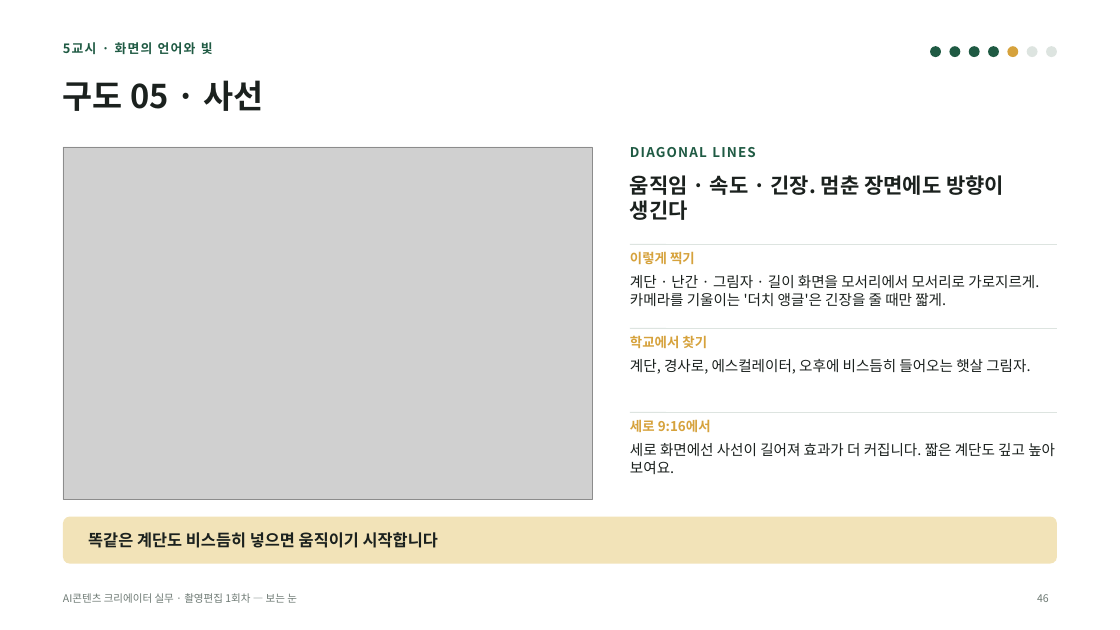
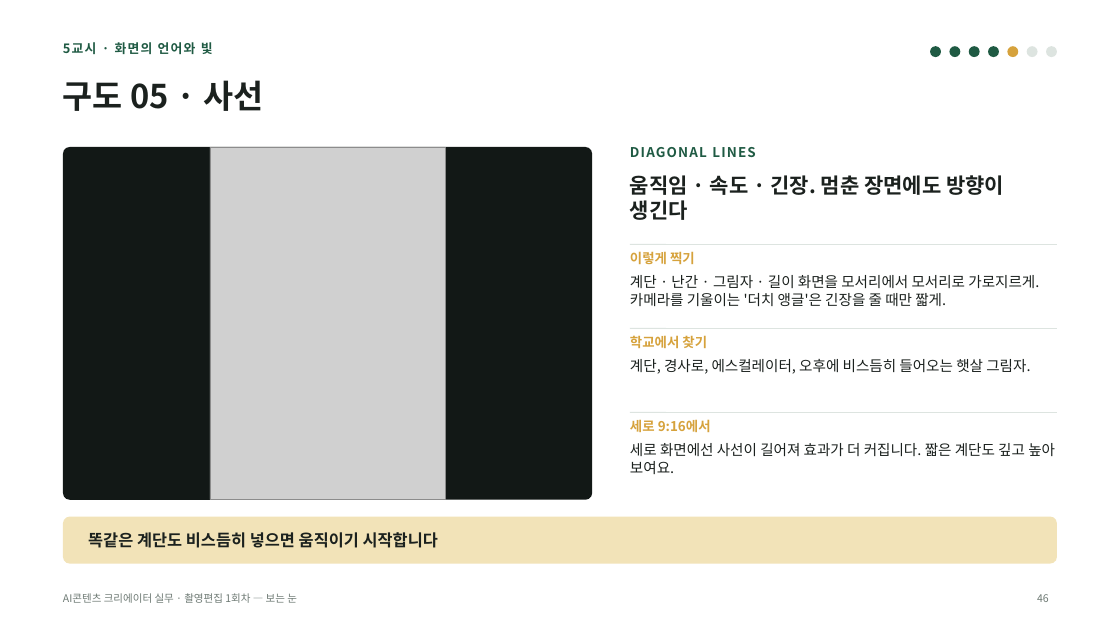
Before and after one commit to yujida/MARUBIT, a slide deck: slide 46 of lectures/01/1회차_보는눈_슬라이드.pptx. Drawn at 1120x630 pixels with LibreOffice and Linux fonts; fonts in the diff are those of the drawing; grey boxes stand for pictures. Boxes give left, top, right and bottom in pixels: in the first picture for what was removed or moved away, otherwise in the second. Text is boxed around its words. In the diff, an @@ line names an element or a change of style, - is before the commit and + after.

```diff
--- a/lectures/01/1회차_보는눈_슬라이드.pptx
+++ b/lectures/01/1회차_보는눈_슬라이드.pptx
@@ picture removed at [63,147,592,500] @@
@@ rounded rectangle added at [63,147,592,500], fill #121816 @@
@@ picture added at [210,147,445,500] @@
```
Also in this commit, not shown: 9 other slides changed, 12 other files.
